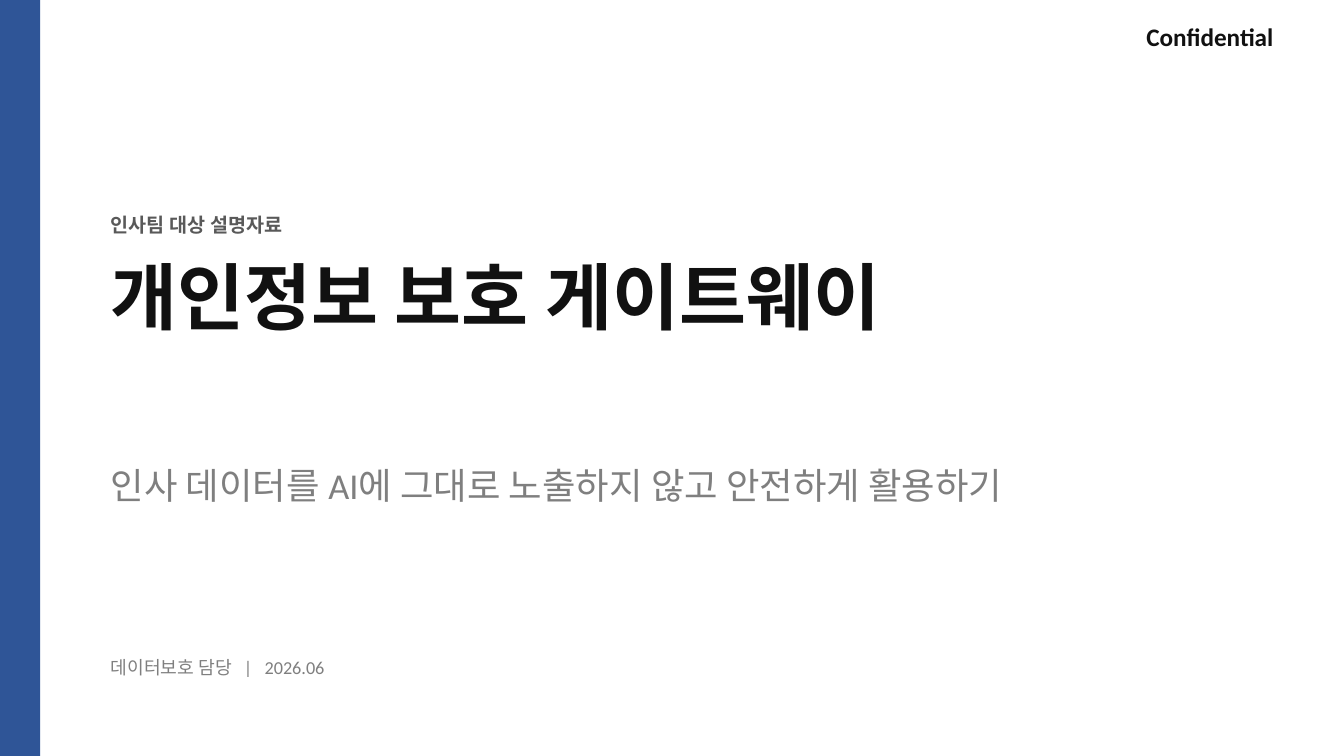
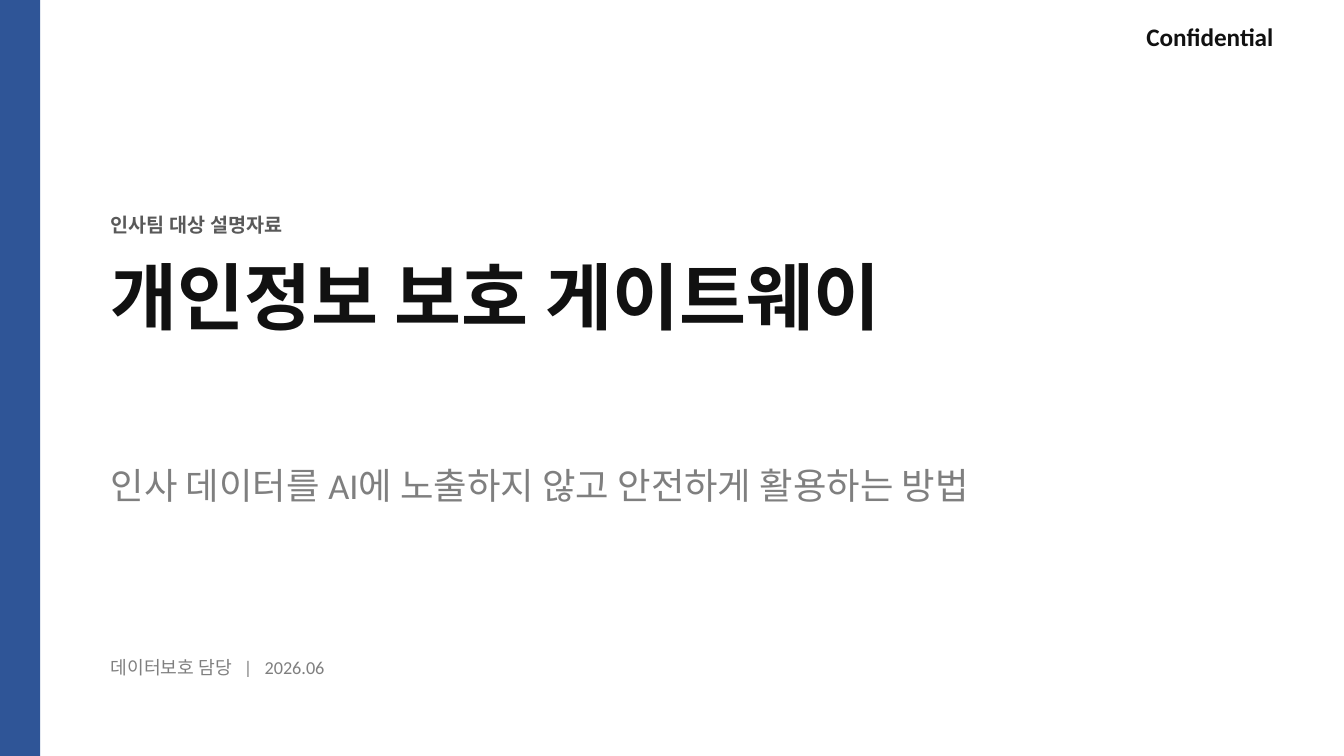
Before and after one commit to kos2001/pii-encryption-gateway, a slide deck: slide 1 of claudedocs/pii-gateway-hr-deck.pptx. Drawn at 1344x756 pixels with LibreOffice and Linux fonts; fonts in the diff are those of the drawing. Boxes give left, top, right and bottom in pixels: in the first picture for what was removed or moved away, otherwise in the second. Text is boxed around its words. In the diff, an @@ line names an element or a change of style, - is before the commit and + after.

```diff
--- a/claudedocs/pii-gateway-hr-deck.pptx
+++ b/claudedocs/pii-gateway-hr-deck.pptx
@@ text at bbox=[111, 468, 969, 502]: text changed @@
-인사 데이터를 AI에 그대로 노출하지 않고 안전하게 활용하기
+인사 데이터를 AI에 노출하지 않고 안전하게 활용하는 방법
```
Also in this commit, not shown: 4 other slides changed, 2 slides removed, 1 other file.
